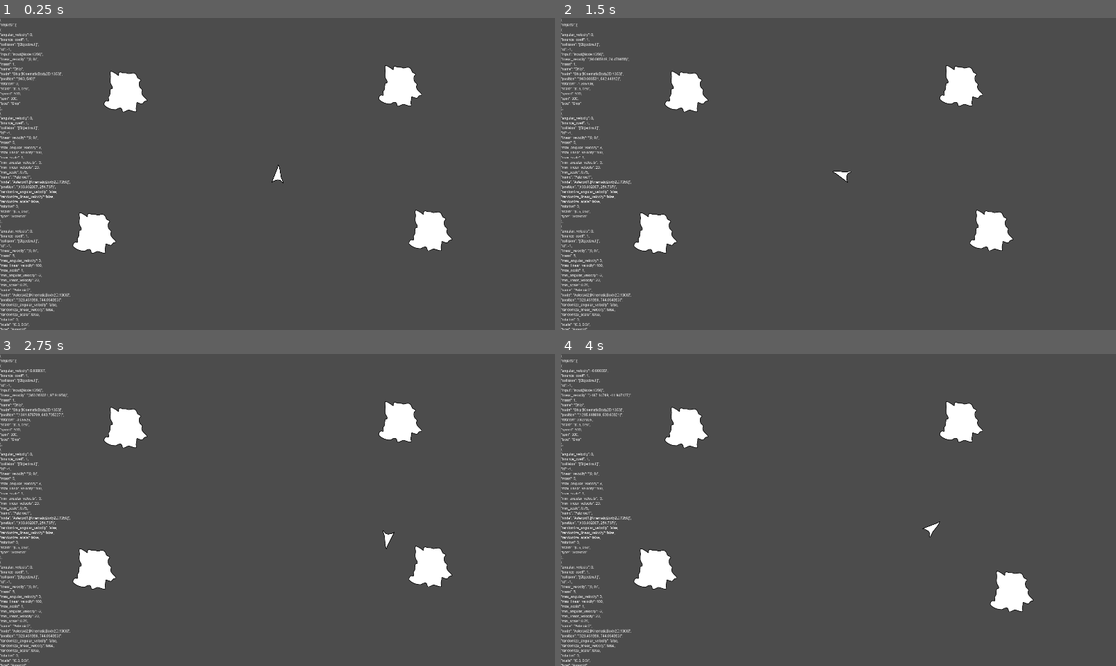
Above: before the commit, frames 1-4 (two rows, left to right).
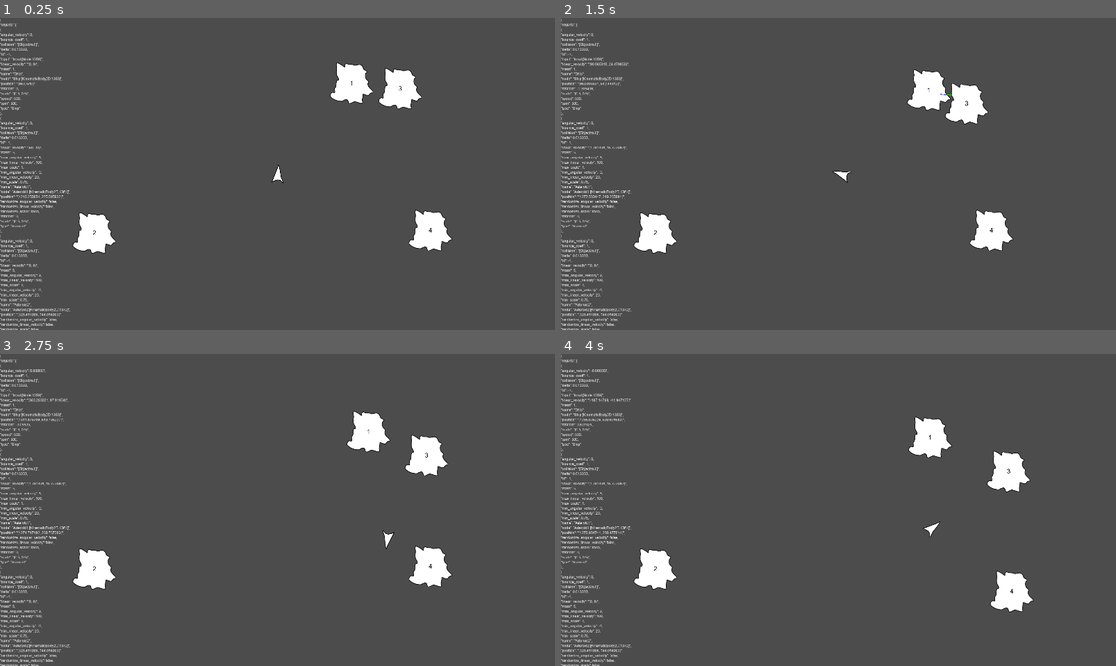
Above: after the commit, the same moments.

Repository: ETdoFresh/kasteroids
Game: Godot game, scene res://world.tscn
Same seed, same stepped clock (60 frames per second), same inputs: the game is played once before the commit and once after it.
Inputs:
- Up to frame 1 (0.25 s): no input
- Up to frame 2 (1.5 s): tap Enter at 0.5 s; hold D (player_right) 0.53-1.28 s; hold Ctrl 0.53-1.28 s; hold Down (player_down) from 1.28 s (still down); tap R at 1.35 s
- Up to frame 3 (2.75 s): release Down (player_down) at 2.03 s; hold D (player_right) from 2.03 s (still down); hold Ctrl from 2.03 s (still down)
- Up to frame 4 (4 s): release D (player_right) at 2.78 s; release Ctrl at 2.78 s; hold Up (player_up) 2.78-3.53 s; tap R at 2.85 s; hold A (player_left) from 3.53 s (still down); hold Ctrl from 3.53 s (still down)

The runs differ from the first frame. In frame 1, 3.7% of the frame differs, in the area x 0-78%, y 9-100%; in frame 2, 4.3%; in frame 3, 4.9%; in frame 4, 4.9%, in the area x 0-86%, y 9-100%.

Commit message:
Update apply_remainder. Add labels to asteroids in-game

Diff:
--- a/functions/physics/collision.gd
+++ b/functions/physics/collision.gd
@@ -29,8 +29,11 @@
     if not object.collision: return object
     object = object.duplicate()
     var remainder_length = object.collision.remainder.length()
-    var normalized_linear_velocity = object.linear_velocity.normalized()
-    object.position += remainder_length * normalized_linear_velocity
+    var travel_length = object.collision.travel.length()
+    var remaining_percent = remainder_length / (travel_length + remainder_length)
+    var delta = object.collision.delta
+    var new_travel = object.linear_velocity * delta
+    object.position += new_travel * remaining_percent
     return object
 
 static func bounce(object: Dictionary, collision) -> Dictionary:
@@ -75,11 +78,19 @@
     var vb = other.linear_velocity
     var n = object.collision.normal
     var cr = object.bounce_coeff # Coefficient of Restitution
+
+    if same_direction(va, n):
+        if not same_direction(vb, n):
+            return object
+
     var j = -(1.0 + cr) * (va - vb).dot(n) # Impulse Magnitude
     j /= (1.0/ma + 1.0/mb)
     object = object.duplicate()
     object.linear_velocity = va + (j / ma) * n
     return object
+
+static func same_direction(v1, v2):
+    return sign(v1.x) == sign(v2.x) && sign(v1.y) == sign(v2.y)
 
 static func cross_vf(v : Vector2, f : float):
     return Vector2(f * v.y, -f * v.x)
--- a/functions/physics/physics_nodes.gd
+++ b/functions/physics/physics_nodes.gd
@@ -22,6 +22,7 @@
     object = object.duplicate()
     kinematic_body.rotate(object.angular_velocity * delta)
     object["collision"] = kinematic_body.move_and_collide(object.linear_velocity * delta)
+    object["delta"] = delta
     return object
 
 static func replace_collision_with_dictionary(object: Dictionary, other_objects: Array) -> Dictionary:
@@ -35,7 +36,9 @@
                 "other": other_object,
                 "position": object.collision.position,
                 "normal": object.collision.normal,
-                "remainder": object.collision.remainder}
+                "remainder": object.collision.remainder,
+                "travel": object.collision.travel,
+                "delta": object.delta}
             return object
     return object
 
@@ -51,7 +54,9 @@
                 "other": other_object,
                 "position": other_object.collision.position,
                 "normal": -other_object.collision.normal,
-                "remainder": Vector2.ZERO,
+                "remainder": other_object.collision.remainder,
+                "travel": other_object.collision.travel,
+                "delta": other_object.collision.delta,
                 "is_other": true}
             return object
     return object
--- a/world.tscn
+++ b/world.tscn
@@ -9,6 +9,14 @@
 
 [sub_resource type="ConvexPolygonShape2D" id=1]
 points = PoolVector2Array( 5.826, -63.185, 35.807, 56.874, -39.299, 57.318 )
+
+[sub_resource type="DynamicFontData" id=3]
+font_path = "res://fonts/arial.ttf"
+
+[sub_resource type="DynamicFont" id=4]
+size = 22
+outline_color = Color( 0, 0, 0, 1 )
+font_data = SubResource( 3 )
 
 [sub_resource type="DynamicFont" id=2]
 size = 12
@@ -35,15 +43,86 @@
 script = ExtResource( 4 )
 
 [node name="Asteroid1" parent="." instance=ExtResource( 2 )]
+position = Vector2( 1201.85, 220.796 )
+linear_velocity = Vector2( 60, 20 )
+
+[node name="Label" type="Label" parent="Asteroid1"]
+margin_left = -20.0
+margin_top = -12.0
+margin_right = 20.0
+margin_bottom = 13.0
+custom_fonts/font = SubResource( 4 )
+custom_colors/font_color = Color( 0, 0, 0, 1 )
+text = "1"
+align = 1
+valign = 1
+__meta__ = {
+"_edit_use_anchors_": false
+}
 
 [node name="Asteroid2" parent="." instance=ExtResource( 2 )]
 position = Vector2( 326.452, 744.055 )
 
+[node name="Label2" type="Label" parent="Asteroid2"]
+anchor_left = 0.5
+anchor_top = 0.5
+anchor_right = 0.5
+anchor_bottom = 0.5
+margin_left = -20.0
+margin_top = -12.5
+margin_right = 20.0
+margin_bottom = 12.5
+custom_fonts/font = SubResource( 4 )
+custom_colors/font_color = Color( 0, 0, 0, 1 )
+text = "2"
+align = 1
+valign = 1
+__meta__ = {
+"_edit_use_anchors_": false
+}
+
 [node name="Asteroid3" parent="." instance=ExtResource( 2 )]
 position = Vector2( 1384.28, 234.938 )
+linear_velocity = Vector2( 0, 40 )
+
+[node name="Label2" type="Label" parent="Asteroid3"]
+anchor_left = 0.5
+anchor_top = 0.5
+anchor_right = 0.5
+anchor_bottom = 0.5
+margin_left = -20.0
+margin_top = -12.5
+margin_right = 20.0
+margin_bottom = 12.5
+custom_fonts/font = SubResource( 4 )
+custom_colors/font_color = Color( 0, 0, 0, 1 )
+text = "3"
+align = 1
+valign = 1
+__meta__ = {
+"_edit_use_anchors_": false
+}
 
 [node name="Asteroid4" parent="." instance=ExtResource( 2 )]
 position = Vector2( 1488.94, 735.57 )
+
+[node name="Label2" type="Label" parent="Asteroid4"]
+anchor_left = 0.5
+anchor_top = 0.5
+anchor_right = 0.5
+anchor_bottom = 0.5
+margin_left = -20.0
+margin_top = -12.5
+margin_right = 20.0
+margin_bottom = 12.5
+custom_fonts/font = SubResource( 4 )
+custom_colors/font_color = Color( 0, 0, 0, 1 )
+text = "4"
+align = 1
+valign = 1
+__meta__ = {
+"_edit_use_anchors_": false
+}
 
 [node name="Label" type="Label" parent="."]
 anchor_right = 1.0
Not shown: 1 places in world.tscn that only renumber resources
